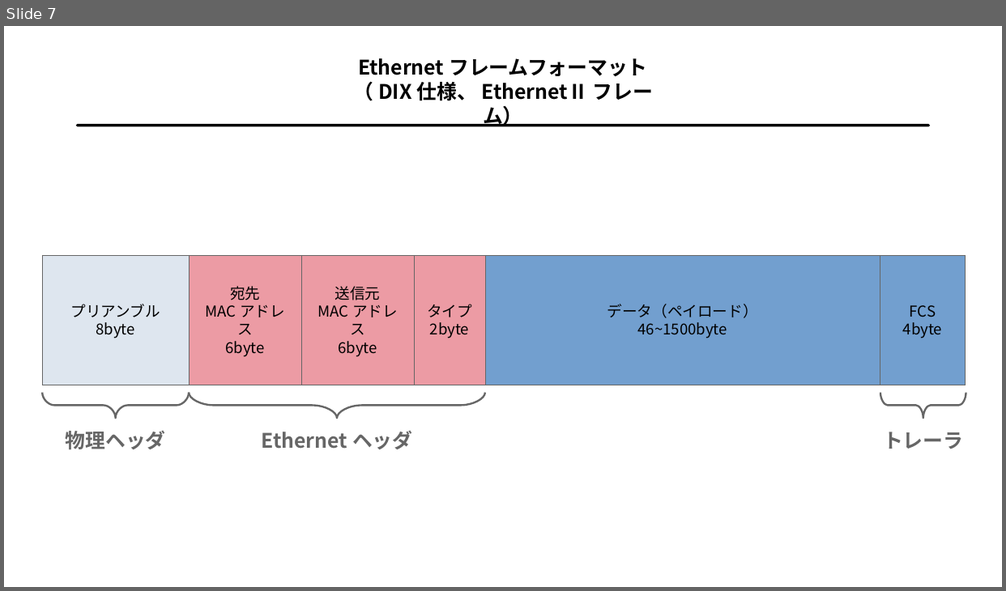
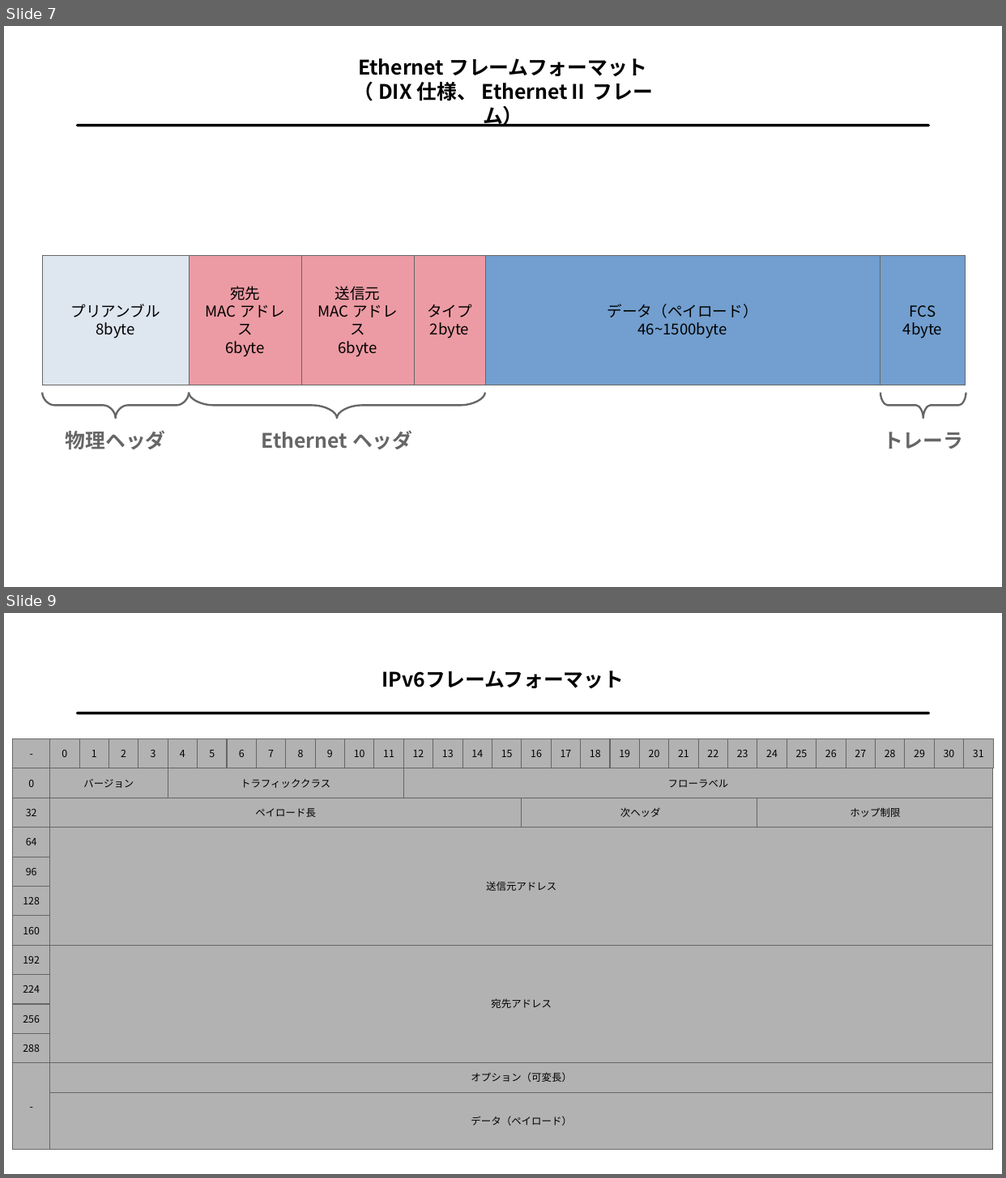
Before and after one commit to ichigo-1125/knowledge, a slide deck: assets/internet.odp. Shown one above the other, each under a label of ours: slide 7 before the commit, slides 7 and 9 after it; the slides between them are not shown. The pictures are 1006x591 and 1006x1178 pixels, drawn with LibreOffice and Linux fonts; fonts in the diff are those of the drawing. Boxes give left, top, right and bottom in pixels: in the first picture for what was removed or moved away, otherwise in the second. Text is boxed around its words. In the diff, an @@ line names an element or a change of style, - is before the commit and + after.

```diff
--- a/assets/internet.odp
+++ b/assets/internet.odp
@@ slide 9 added at (x1=4, y1=613, x2=1002, y2=1174), background #FFFFFF @@
@@ text added at (x1=381, y1=671, x2=624, y2=688), 16 pt, text #000000, bold @@
+IPv6フレームフォーマット
@@ line added from (78, 713) to (928, 713), #000000 2.3 pt @@
@@ group added at (x1=13, y1=739, x2=994, y2=1150): 54 rectangles @@
+0
+1
+2
+4
+5
+6
+7
+8
+3
+9
+10
+11
+12
+13
+14
+15
+16
+17
+18
+19
+20
+21
+22
+23
+24
+25
+26
+27
+28
+29
+30
+31
+-
+0
+32
+64
+96
+128
+160
+バージョン
+トラフィッククラス
+フローラベル
+ペイロード長
+次ヘッダ
+ホップ制限
+送信元アドレス
+192
+224
+256
+288
+宛先アドレス
+オプション（可変長）
+データ（ペイロード）
+-
```
Also in this commit, not shown: 1 slide changed, 4 other files.
